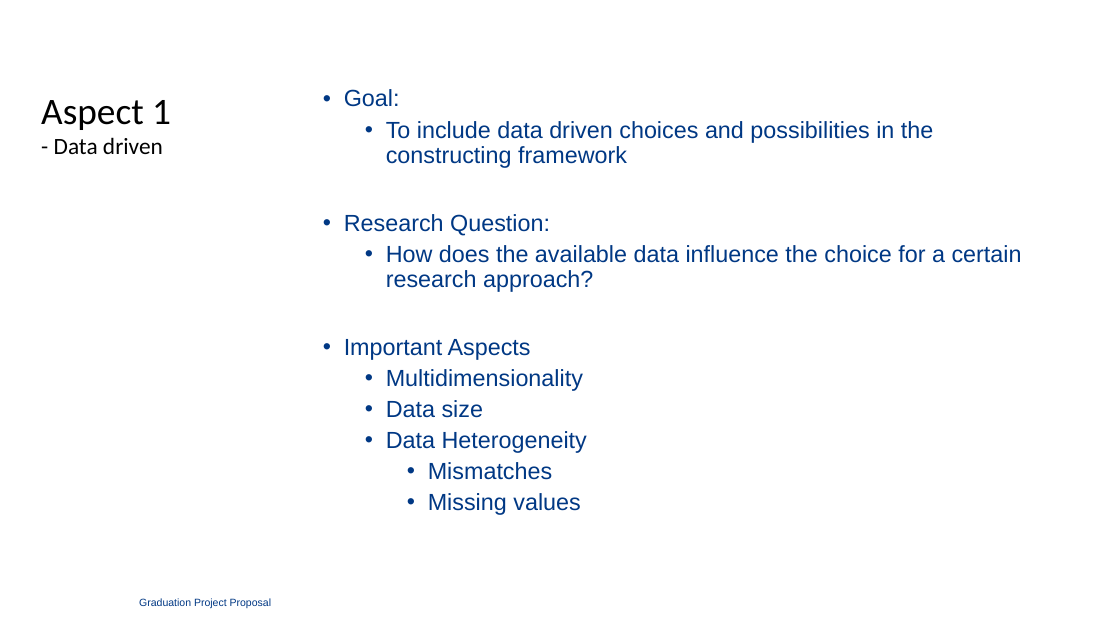
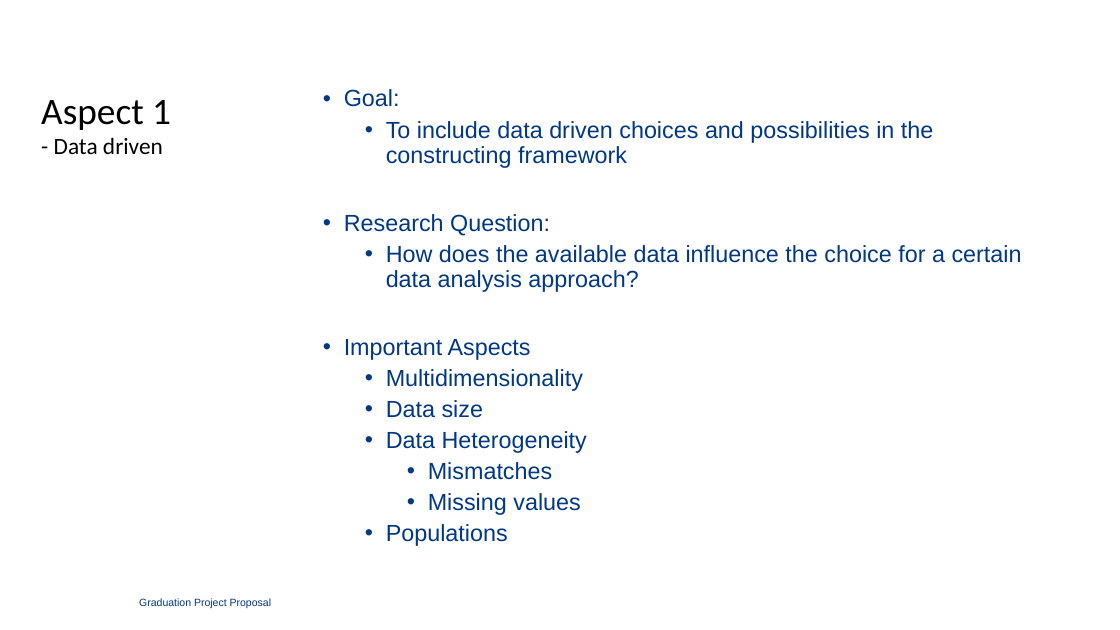
Before and after one commit to TimBeishuizen/GraduationFilesGithub, a slide deck: slide 18 of Meetings/A Computational Biology Framework.ppt. Drawn at 1120x630 pixels with LibreOffice and Linux fonts; fonts in the diff are those of the drawing; background and template pictures are left out. Boxes give left, top, right and bottom in pixels: in the first picture for what was removed or moved away, otherwise in the second. Text is boxed around its words. In the diff, an @@ line names an element or a change of style, - is before the commit and + after.

Commit message:
Improved powerpoint and continued research question report

```diff
--- a/Meetings/A Computational Biology Framework.ppt
+++ b/Meetings/A Computational Biology Framework.ppt
@@ text at [386, 245, 1022, 292]: text changed @@
-  • How does the available data influence the choice for a certain research approach?
+  • How does the available data influence the choice for a certain data analysis approach?
@@ text at [386, 524, 508, 546]: paragraph added @@
+  • Populations
```
Also in this commit, not shown: 8 other slides changed, 2 slides added, 10 other files.
